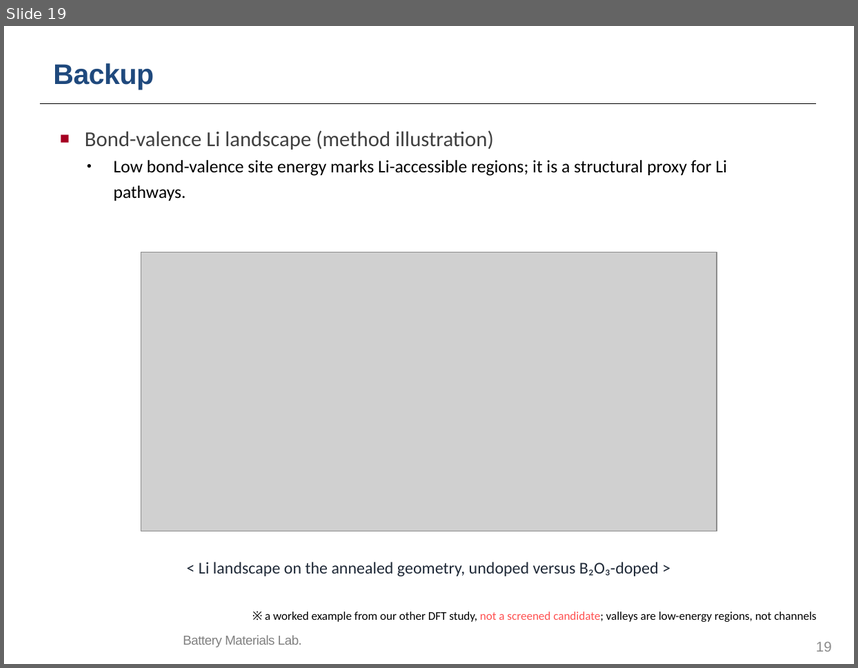
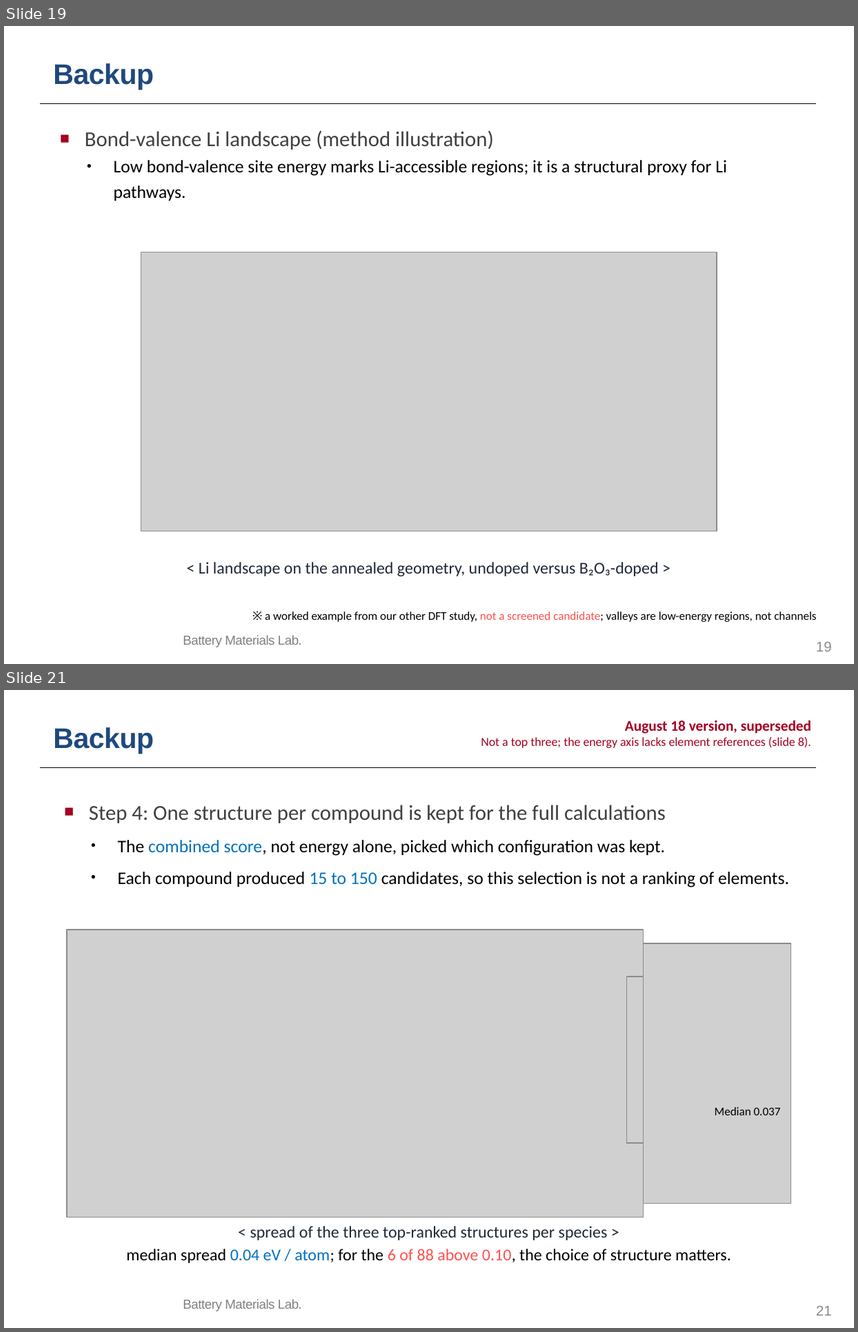
Before and after one commit to yonghoon7153-source/Yonghoon-DEM-DFT, a slide deck: kb/seminars/Research_Seminar_2026_10_13_cascade_progress_lean.pptx. Shown one above the other, each under a label of ours: slide 19 before the commit, slides 19 and 21 after it; the slides between them are not shown. The pictures are 858x668 and 858x1332 pixels, drawn with LibreOffice and Linux fonts; fonts in the diff are those of the drawing; grey boxes stand for pictures; background and template pictures are left out. Boxes give left, top, right and bottom in pixels: in the first picture for what was removed or moved away, otherwise in the second. Text is boxed around its words. In the diff, an @@ line names an element or a change of style, - is before the commit and + after.

```diff
--- a/kb/seminars/Research_Seminar_2026_10_13_cascade_progress_lean.pptx
+++ b/kb/seminars/Research_Seminar_2026_10_13_cascade_progress_lean.pptx
@@ slide 21 added at <box>4,690,854,1328</box>, background #FFFFFF; not listed: 3 template elements that a slide beside it also shows @@
@@ text added at <box>53,727,154,754</box>, 24 pt, text #1F497D, bold @@
+Backup
@@ text added at <box>481,720,811,748</box>, 10.5 pt, text #A50021 @@
+August 18 version, superseded
+Not a top three; the energy axis lacks element references (slide 8).
@@ text added at <box>89,805,789,887</box>, 15 pt, text #000000 @@
+■ Step 4: One structure per compound is kept for the full calculations
+• The combined score, not energy alone, picked which configuration was kept.
+• Each compound produced 15 to 150 candidates, so this selection is not a ranking of elements.
@@ picture added at <box>67,929,643,1217</box> @@
@@ picture added at <box>643,943,791,1203</box> @@
@@ picture added at <box>626,976,723,1143</box> @@
@@ text added at <box>715,1107,781,1115</box>, 10 pt, text #000000 @@
+Median 0.037
@@ text added at <box>250,1225,608,1240</box>, 14 pt, text #1F2937 @@
+< spread of the three top-ranked structures per species >
@@ text added at <box>126,1248,731,1263</box>, 14 pt, text #000000 @@
+median spread 0.04 eV / atom; for the 6 of 88 above 0.10, the choice of structure matters.
```
Also in this commit, not shown: 2 slides changed, 3 other slides added, 18 other files.
